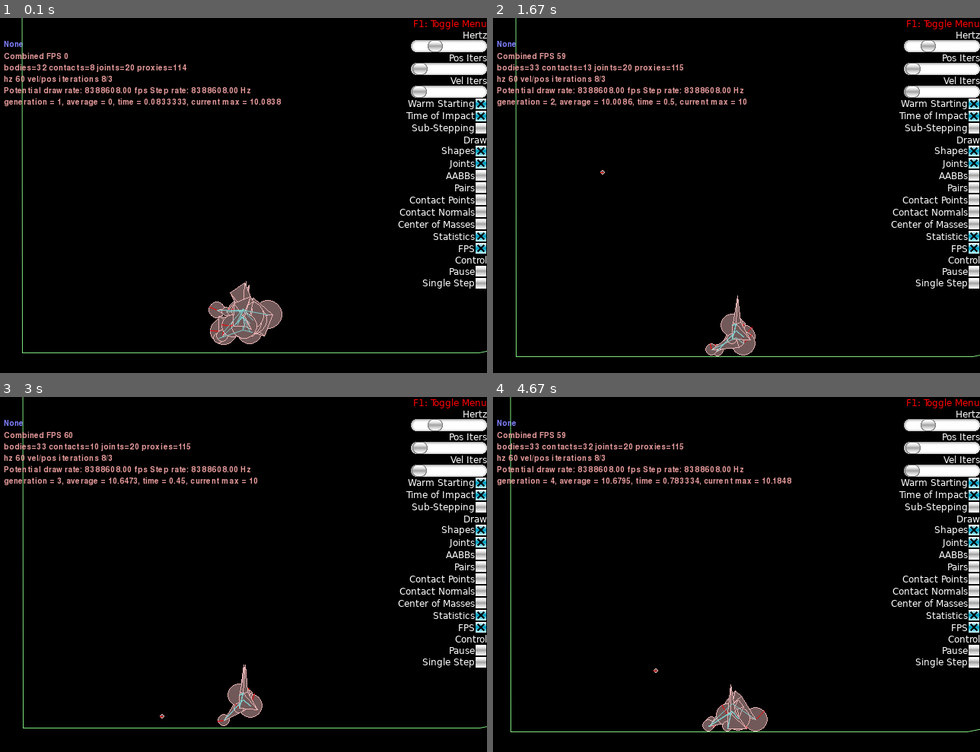
Above: before the commit, frames 1-4 (two rows, left to right).
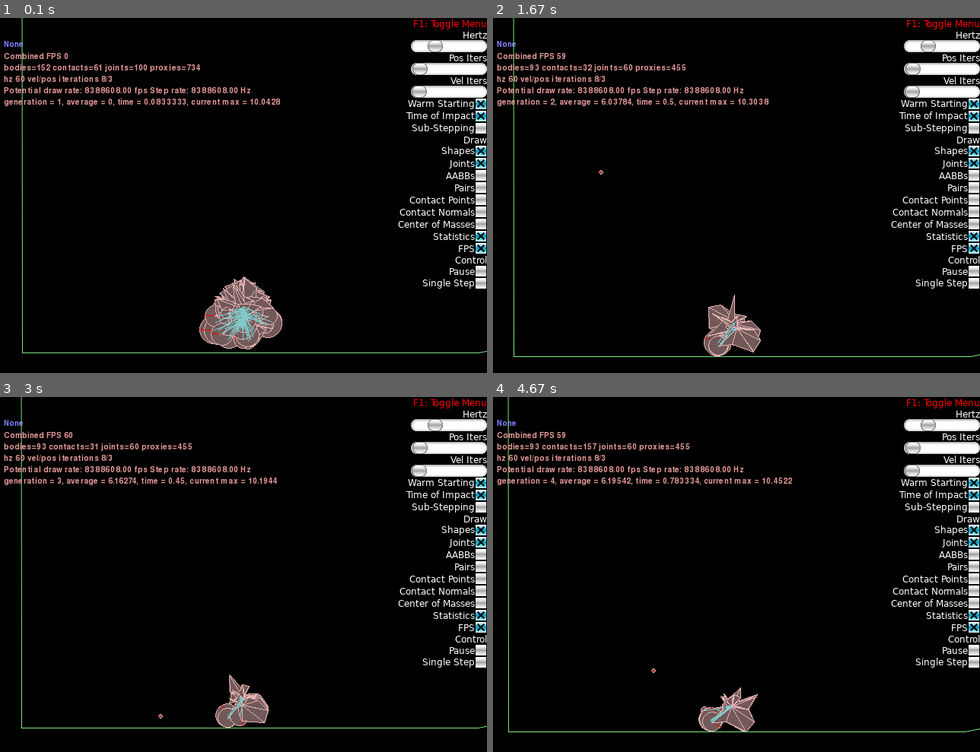
Above: after the commit, the same moments.

Repository: Arton1/BestCarAlgorithm
Game: pygame game, started from solution/car_algorithm.py
Same seed, same stepped clock (60 frames per second), same inputs: the game is played once before the commit and once after it.
Inputs:
- Up to frame 1 (0.1 s): no input
- Up to frame 2 (1.67 s): click "None" at 0.38 s; tap C at 0.67, 1.15 s; hold Right 1-1.47 s; tap Space at 1.07, 1.37, 1.62 s; hold Up from 1.55 s (still down)
- Up to frame 3 (3 s): release Up at 1.85 s; hold Right 1.88-2.35 s; tap Space at 1.95, 2.25, 2.45, 2.75 s; tap Z at 2.03 s; hold Left 2.38-2.92 s; tap C at 2.53 s; hold Down from 2.95 s (still down)
- Up to frame 4 (4.67 s): tap Space at 3.02, 3.35, 3.65, 3.78, 4.18, 4.48 s; release Down at 3.25 s; hold Left 3.28-3.68 s; tap Z at 3.43 s; hold Up 3.72-4.08 s; tap C at 3.87 s; hold Right from 4.12 s (still down)

The runs differ from the first frame. In frame 1, 2.0% of the frame differs, in the area x 7-58%, y 12-94%; in frame 2, 2.0%; in frame 3, 1.7%; in frame 4, 1.8%.

Commit message:
Change selection to tournament

Diff:
--- a/average.txt
+++ /dev/null
@@ -1,4 +0,0 @@
-11.451
-9.61243
-9.97234
-9.77757
--- a/solution/car_algorithm.py
+++ b/solution/car_algorithm.py
@@ -84,7 +84,7 @@
                    (self.generation ,self.average/(self._population._AMOUNT_OF_CANDIDATES), time.time() - self.time_start, x))
 
         # if (time.time() - self.time_start > 2 and time.time() - self.time_start < 3 ) : self.start_engines()
-        if (time.time() - self.time_start > 10):  self.sim()
+        if (time.time() - self.time_start > 13):  self.sim()
 
 
 if __name__ == "__main__":
--- a/solution/evolutional_algorithm/genotype.py
+++ b/solution/evolutional_algorithm/genotype.py
@@ -4,9 +4,9 @@
 
 class Genotype:
     _MUTATIONS_CHANCE = 1/5  # percentage of individuals that get changed
-    _MUTATION_POINTS_AMOUNT = 1
-    _AMOUNT_OF_CROSSOVER_POINTS = 1/2
-    AMOUNT_OF_VERTICES = 6
+    _MUTATION_POINTS_AMOUNT = 2
+    _AMOUNT_OF_CROSSOVER_POINTS = 6
+    AMOUNT_OF_VERTICES = 12
 
     def create_new():
         intervals = [0]
@@ -73,7 +73,7 @@
     def create_pair_by_multipoints(self, other_parent):
         first_parent_genes = self._get_genes_from_parameters()
         second_parent_genes = self._get_genes_from_parameters()
-        indexes = sorted(sample(range(0, len(first_parent_genes)-1), ceil(len(first_parent_genes)*self._AMOUNT_OF_CROSSOVER_POINTS)))
+        indexes = sorted(sample(range(0, len(first_parent_genes)-1), self._AMOUNT_OF_CROSSOVER_POINTS))
         first_child_genes = []
         second_child_genes = []
         indexes_index = 0
--- a/solution/evolutional_algorithm/population.py
+++ b/solution/evolutional_algorithm/population.py
@@ -4,9 +4,9 @@
 
 
 class Population:
-    _AMOUNT_OF_CANDIDATES = 10
-    _AMOUNT_OF_CHILDREN = _AMOUNT_OF_CANDIDATES
-    _TOURNAMENT_SIZE = 2
+    _AMOUNT_OF_CANDIDATES = 50
+    _AMOUNT_OF_CHILDREN = 30
+    _TOURNAMENT_SIZE = 10
 
     def __init__(self,
                  candidates_amount=_AMOUNT_OF_CANDIDATES,
@@ -57,8 +57,11 @@
                 return potential_parent
 
     def _tournament_select_individual(self, candidates):
-        tournament_candidates = sample(candidates, self._tournament_size)
-        return min(tournament_candidates, key=lambda x: x.get_fitness())
+        tournament_candidates = []
+        # for fighter in range(self._tournament_size):
+            # tournament_candidates.append(candidates[randint(0, len(candidates)-1)]) # ze zwracaniem
+        tournament_candidates = sample(candidates, self._tournament_size) # bez zwracania
+        return max(tournament_candidates, key=lambda x: x.get_fitness())
 
     def _ranking_select_individual(self, candidates):
         candidates.sort(key=lambda x: x.get_fitness())
@@ -74,9 +77,9 @@
         return max(candidates, key=lambda x: x.get_fitness())
 
     def _select_pair_of_parents(self):
-        first_parent = self._roulette_select_individual(self._candidates)
+        first_parent = self._tournament_select_individual(self._candidates)
         self._candidates.remove(first_parent)
-        second_parent = self._roulette_select_individual(self._candidates)
+        second_parent = self._tournament_select_individual(self._candidates)
         self._candidates.append(first_parent)
         return first_parent, second_parent
 
